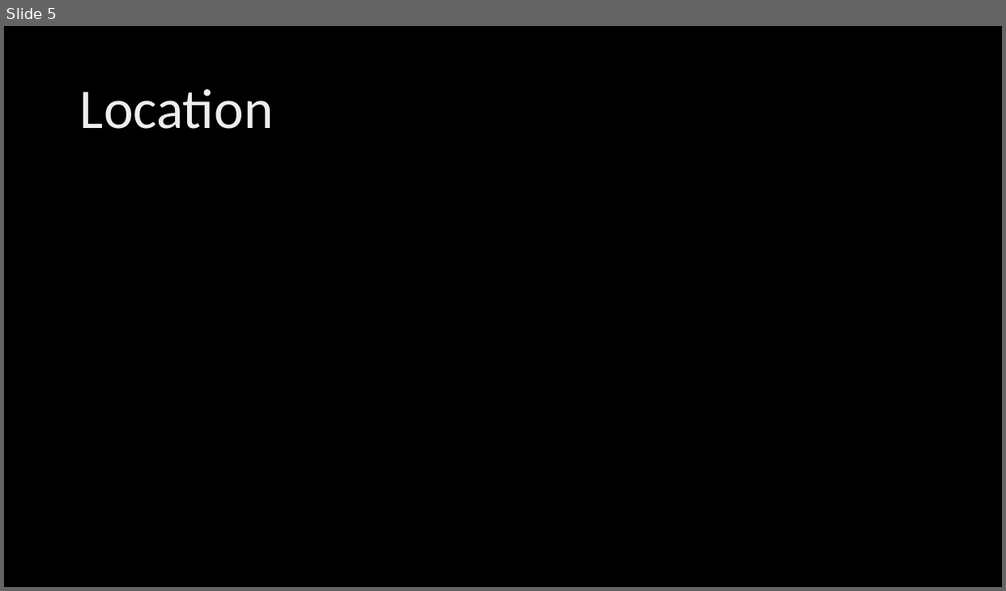
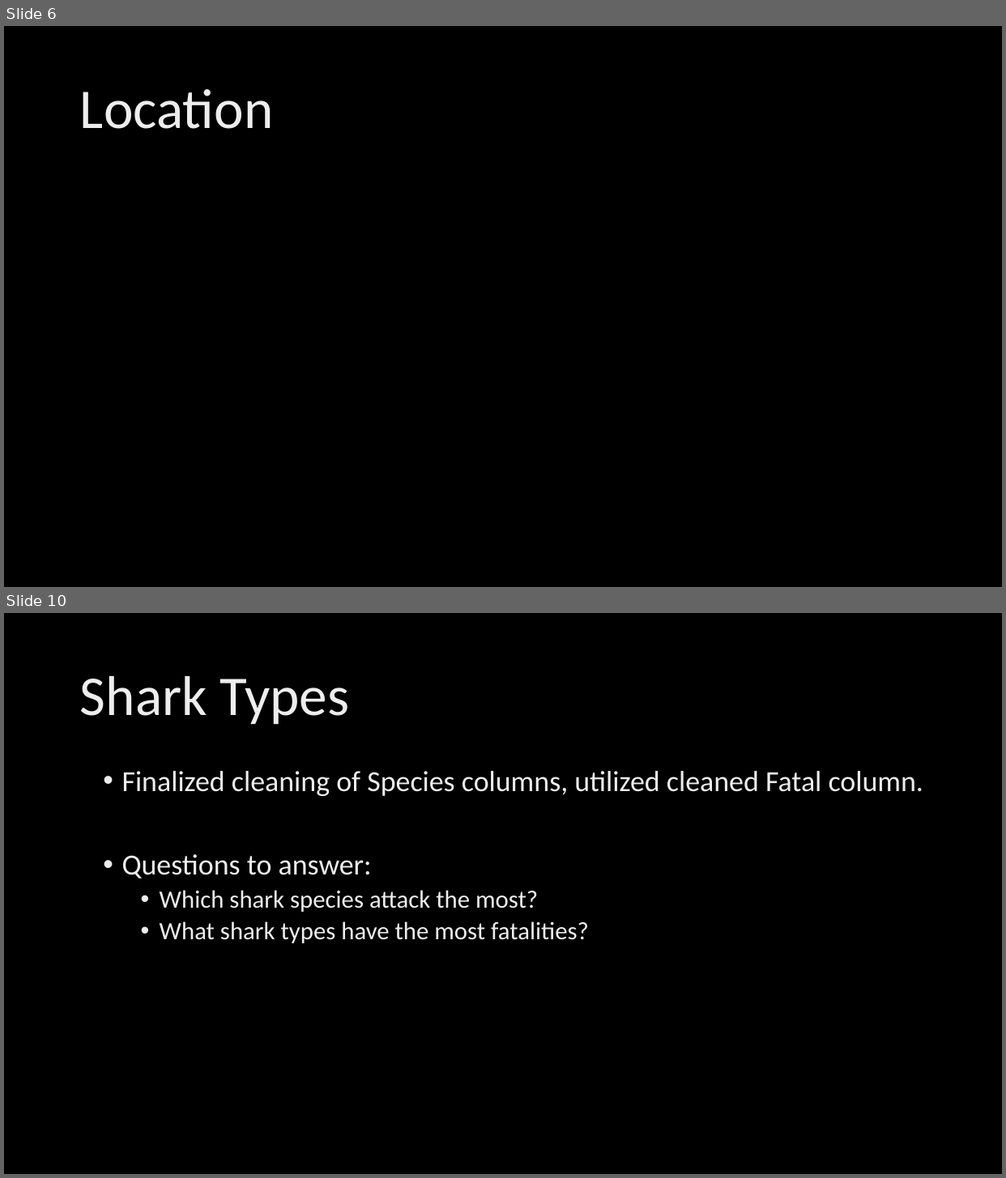
Before and after one commit to staceyj118/Shark-Attacks, a slide deck: Presentation.pptx. Shown one above the other, each under a label of ours: slide 5 before the commit, slides 6 and 10 after it; the slides between them are not shown. The pictures are 1006x591 and 1006x1178 pixels, drawn with LibreOffice and Linux fonts; fonts in the diff are those of the drawing; background and template pictures are left out. Boxes give left, top, right and bottom in pixels: in the first picture for what was removed or moved away, otherwise in the second. Text is boxed around its words. In the diff, an @@ line names an element or a change of style, - is before the commit and + after.

```diff
--- a/Presentation.pptx
+++ b/Presentation.pptx
@@ slide 10 added at <box>4,613,1002,1174</box>, background picture (left out) @@
@@ title added at <box>80,676,350,724</box>, 54 pt, text gradient #BFBFBF to #EDEDED to #FFFFFF @@
+Shark Types
@@ text added at <box>122,771,923,943</box>, 28 pt, text gradient #BFBFBF to #EDEDED to #FFFFFF @@
+• Finalized cleaning of Species columns, utilized cleaned Fatal column.
+• Questions to answer:
+  • Which shark species attack the most?
+  • What shark types have the most fatalities?
@@ what was slide 5 is now slide 6 @@
```
Also in this commit, not shown: 1 slide changed, 6 other slides added, 5 slides removed, 3 other files.
